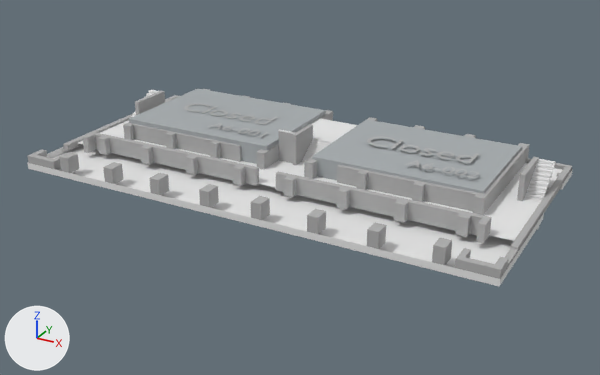
Two versions of the Blender file design/A60.blend, one commit apart.
The view is the same before and after, from a camera (50 mm lens) standing at (6.76, -12.15, 5.68) and looking at (0.13, -0.09, -0.36). The lights are fixed; the arrows at lower left show +X, +Y and +Z.
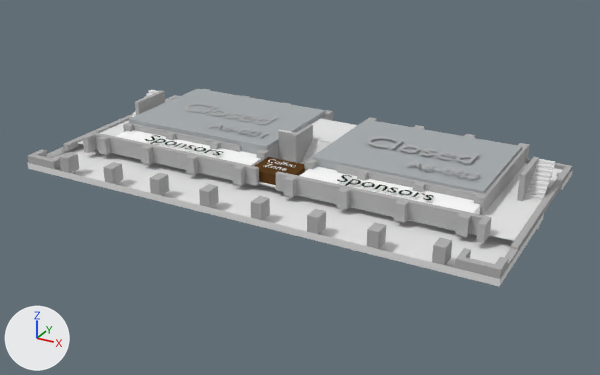
Changed parts and their boxes (x1, y1, x2, y2) in the pictures (600 x 375 px):
```json
{"object": "SponsorsR", "change": "added", "after": [298, 166, 480, 231]}
{"object": "SponsorsL", "change": "added", "after": [115, 130, 261, 166]}
{"object": "Coffee", "change": "added", "after": [255, 157, 305, 185], "on screen": "brown"}
{"object": "SponsorsRT", "change": "added", "after": [337, 175, 434, 200]}
{"object": "SponsorsLT", "change": "added", "after": [145, 135, 223, 155]}
{"object": "CoffeeT", "change": "added", "after": [265, 159, 296, 171]}
```

Edits to the scene script, one JSON object a line:
```json
{"op": "add", "block": "mat_material", "code": ["mat_material = diffuse_material('Material')", "mat_material.base_color = (0.0, 0.0, 0.0)  # black #000000"]}
{"op": "add", "block": "mat_sponsor", "code": ["mat_sponsor = diffuse_material('sponsor')", "mat_sponsor.base_color = (1.0, 1.0, 1.0)  # white #ffffff"]}
{"op": "add", "block": "mat_material_001", "code": ["mat_material_001 = diffuse_material('Material.001')", "mat_material_001.base_color = (0.8, 0.8, 0.8)  # white #e7e7e7"]}
{"op": "add", "block": "mat_coffee", "code": ["mat_coffee = diffuse_material('Coffee')", "mat_coffee.base_color = (0.0999, 0.0452, 0.0137)  # brown #593c1f"]}
{"op": "add", "block": "me_mesh_001", "code": ["me_mesh_001 = bpy.data.meshes.new('Mesh.001')", "me_mesh_001.from_pydata(...)  # 772 vertices, 762 faces; spans x 0.04..3.69, y -0.23..0.69, z 0.0", "me_mesh_001.materials.append(mat_material)  # black #000000"]}
{"op": "add", "block": "me_cube_062", "code": ["me_cube_062 = bpy.data.meshes.new('Cube.062')", "me_cube_062.from_pydata(...)  # a box spanning x -1.0..1.0, y -1.0..1.66, z 0.01..1.0", "me_cube_062.materials.append(mat_sponsor)  # white #ffffff"]}
{"op": "add", "block": "me_cube_054", "code": ["me_cube_054 = bpy.data.meshes.new('Cube.054')", "me_cube_054.from_pydata(...)  # a box spanning x -1.0..1.0, y -1.0..1.66, z 0.34..1.0", "me_cube_054.materials.append(mat_sponsor)  # white #ffffff"]}
{"op": "add", "block": "me_mesh", "code": ["me_mesh = bpy.data.meshes.new('Mesh')", "me_mesh.from_pydata(...)  # 772 vertices, 762 faces; spans x -1.31..1.33, y -1.01..0.69, z 0.0", "me_mesh.materials.append(mat_material_001)  # white #e7e7e7"]}
{"op": "add", "block": "me_cube", "code": ["me_cube = bpy.data.meshes.new('Cube')", "me_cube.from_pydata(...)  # a box spanning x -1.0..1.0, y -1.0..1.0, z 0.42..1.0", "me_cube.materials.append(mat_coffee)  # brown #593c1f"]}
{"op": "add", "block": "ob_sponsorsrt", "code": ["ob_sponsorsrt = bpy.data.objects.new('SponsorsRT', me_mesh_001)", "ob_sponsorsrt.location = (1.16, -0.78, 0.26)", "ob_sponsorsrt.scale = (0.455, 0.455, 0.455)"]}
{"op": "add", "block": "ob_sponsorsr", "code": ["ob_sponsorsr = bpy.data.objects.new('SponsorsR', me_cube_062)", "ob_sponsorsr.location = (2.02, -0.71, -0.06)", "ob_sponsorsr.scale = (1.52, 0.271, 0.269)"]}
{"op": "add", "block": "ob_sponsorslt", "code": ["ob_sponsorslt = bpy.data.objects.new('SponsorsLT', me_mesh_001.copy())", "ob_sponsorslt.location = (-2.83, -0.78, 0.26)", "ob_sponsorslt.scale = (0.455, 0.455, 0.455)"]}
{"op": "add", "block": "ob_sponsorsl", "code": ["ob_sponsorsl = bpy.data.objects.new('SponsorsL', me_cube_054)", "ob_sponsorsl.location = (-1.99, -0.71, -0.06)", "ob_sponsorsl.scale = (1.52, 0.271, 0.269)"]}
{"op": "add", "block": "ob_coffeet", "code": ["ob_coffeet = bpy.data.objects.new('CoffeeT', me_mesh)", "ob_coffeet.location = (0.0, -0.57, 0.24)", "ob_coffeet.scale = (0.209, 0.209, 0.209)"]}
{"op": "add", "block": "ob_coffee", "code": ["ob_coffee = bpy.data.objects.new('Coffee', me_cube)", "ob_coffee.location = (0.0, -0.61, -0.13)", "ob_coffee.scale = (0.409, 0.332, 0.332)"]}
```
